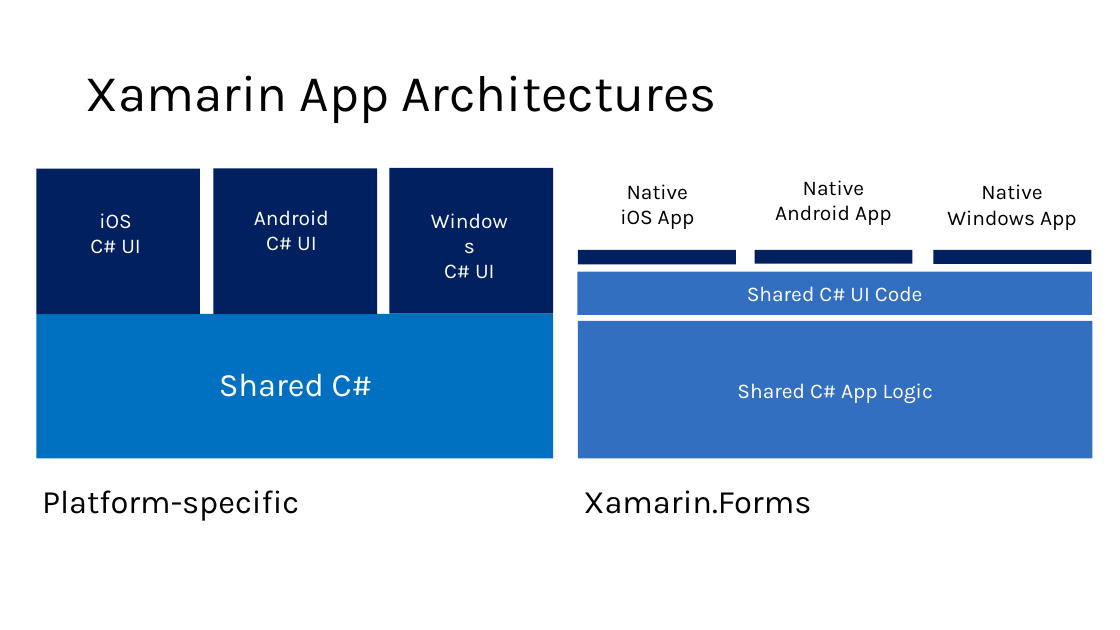
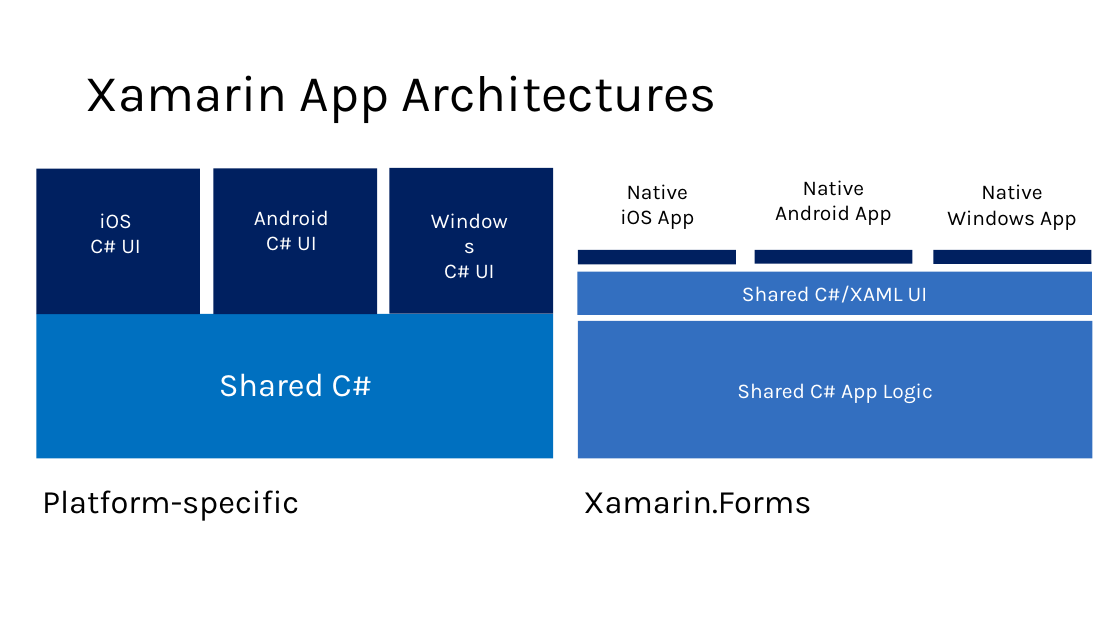
Before and after one commit to microsoft/AcademicContent, a slide deck: slide 16 of Complimentary Course Content/Module3/Lessons/Module3_Lesson02 Understanding Xamarin.pptx. Drawn at 1120x630 pixels with LibreOffice and Linux fonts; fonts in the diff are those of the drawing. Boxes give left, top, right and bottom in pixels: in the first picture for what was removed or moved away, otherwise in the second. Text is boxed around its words. In the diff, an @@ line names an element or a change of style, - is before the commit and + after.

```diff
--- a/Complimentary Course Content/Module3/Lessons/Module3_Lesson02 Understanding Xamarin.pptx
+++ b/Complimentary Course Content/Module3/Lessons/Module3_Lesson02 Understanding Xamarin.pptx
@@ text in rectangle at box(742, 285, 928, 303): text changed @@
-Shared C# UI Code
+Shared C#/XAML UI
```
Also in this commit, not shown: 1 other slide changed, 2 other files.
